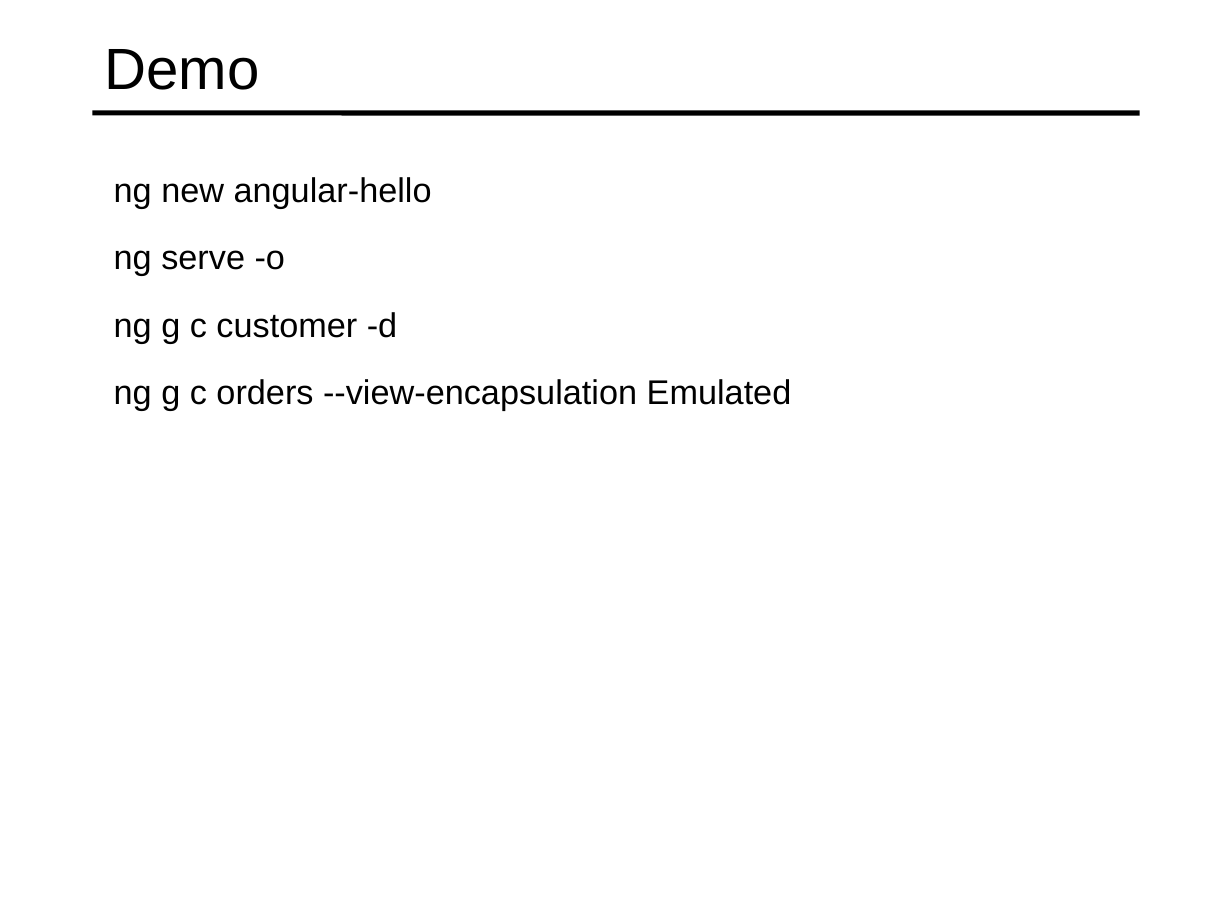
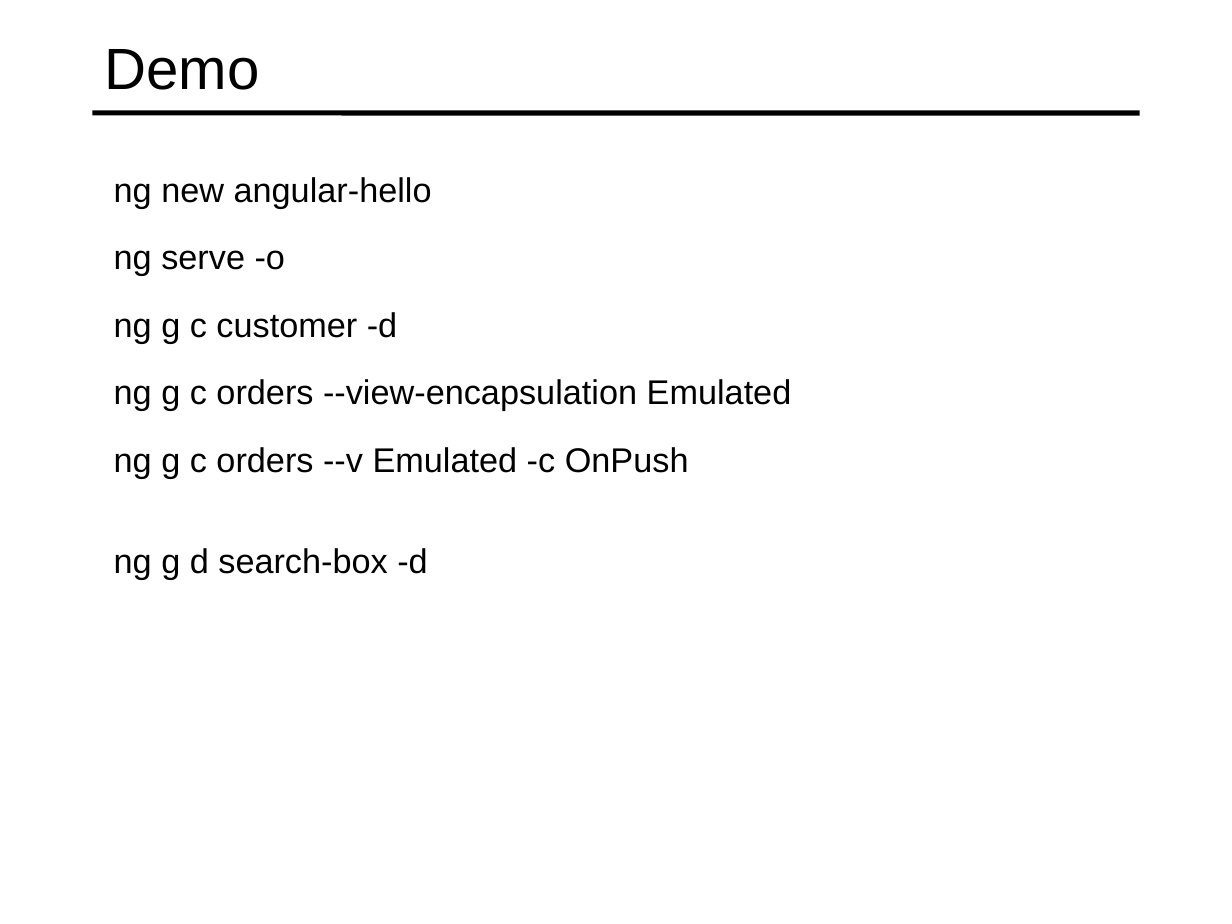
Before and after one commit to specter01wj/Jago_Link_Training, a slide deck: slide 9 of Angular/Angular7/Angular CLI/4.Generating Code from Blueprints/L4_Generating Code from Blueprints.ppt. Drawn at 1232x924 pixels with LibreOffice and Linux fonts; fonts in the diff are those of the drawing. Boxes give left, top, right and bottom in pixels: in the first picture for what was removed or moved away, otherwise in the second. Text is boxed around its words. In the diff, an @@ line names an element or a change of style, - is before the commit and + after.

Commit message:
09/05/2019 v1

```diff
--- a/Angular/Angular7/Angular CLI/4.Generating Code from Blueprints/L4_Generating Code from Blueprints.ppt
+++ b/Angular/Angular7/Angular CLI/4.Generating Code from Blueprints/L4_Generating Code from Blueprints.ppt
@@ text added at [114,447,689,479], 20 pt, text #000000 @@
+  ng g c orders --v Emulated -c OnPush
@@ text added at [114,548,427,580], 20 pt, text #000000 @@
+  ng g d search-box -d
```
